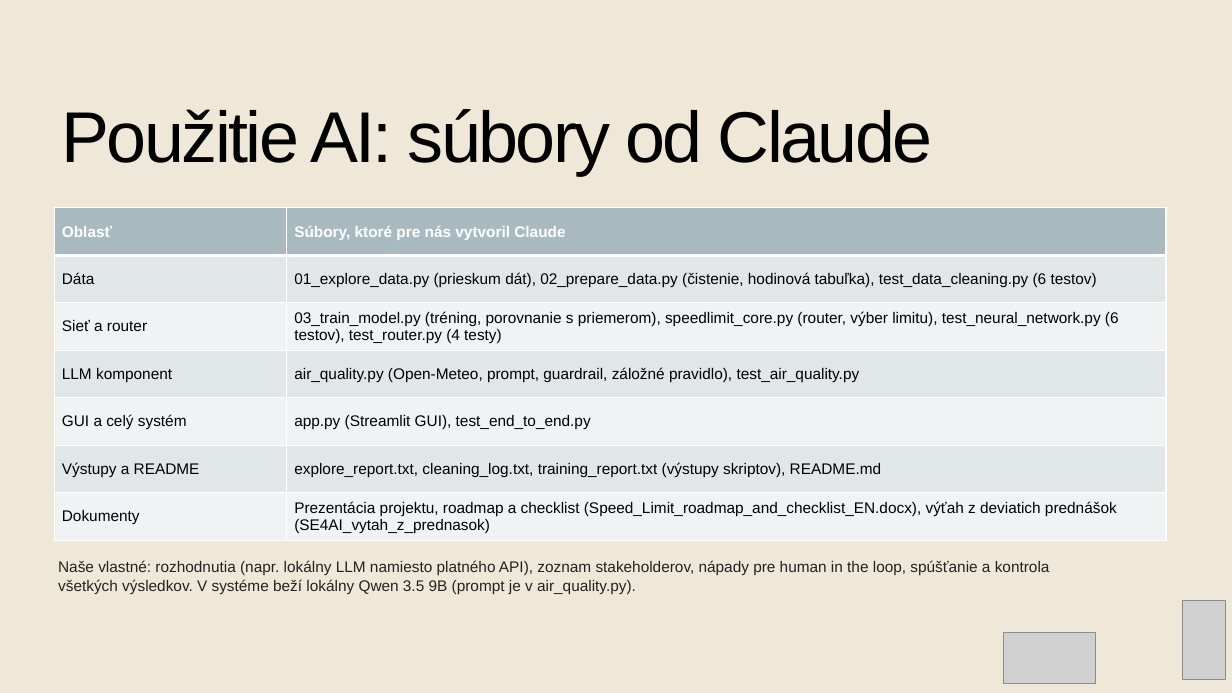
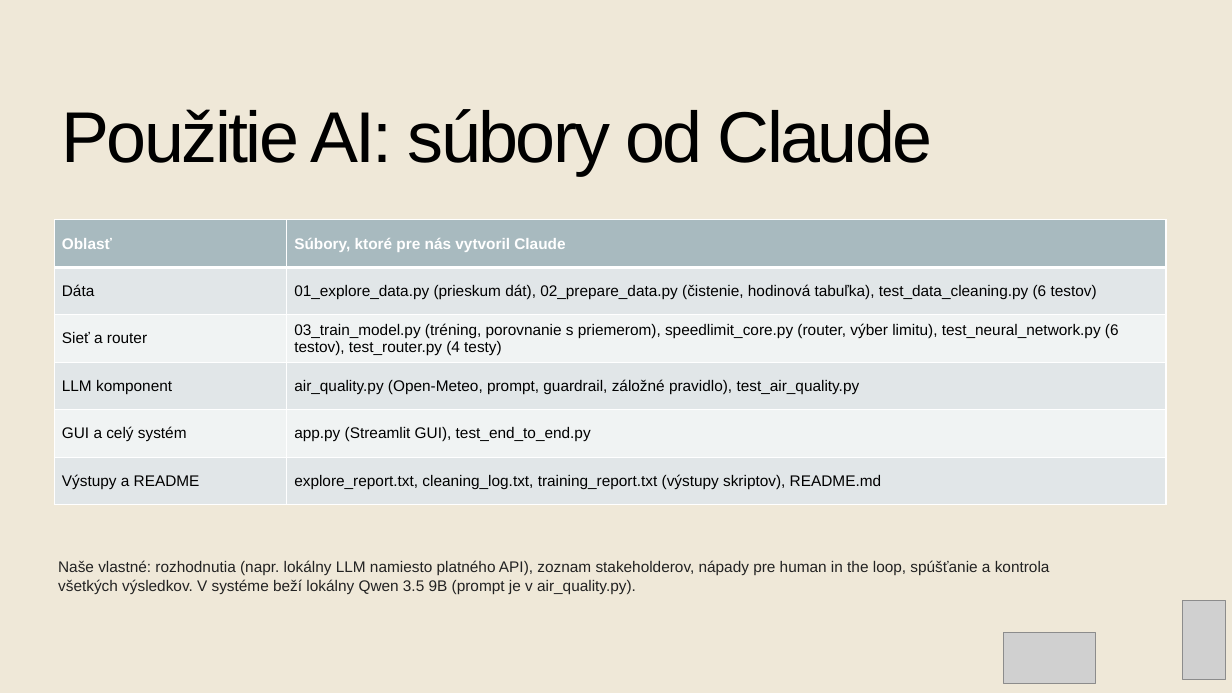
Before and after one commit to matus-bon/SE---Speed-limit, a slide deck: slide 32 of Speed_Limit_Project_SK_FINAL.pptx. Drawn at 1232x693 pixels with LibreOffice and Linux fonts; fonts in the diff are those of the drawing; grey boxes stand for pictures. Boxes give left, top, right and bottom in pixels: in the first picture for what was removed or moved away, otherwise in the second. Text is boxed around its words. In the diff, an @@ line names an element or a change of style, - is before the commit and + after.

```diff
--- a/Speed_Limit_Project_SK_FINAL.pptx
+++ b/Speed_Limit_Project_SK_FINAL.pptx
@@ table at (x1=55, y1=220, x2=1166, y2=505) @@
-row 7: Dokumenty | Prezentácia projektu, roadmap a checklist (Speed_Limit_roadmap_and_checklist_EN.docx), výťah z deviatich prednášok (SE4AI_vytah_z_prednasok)
@@ table resized from (x1=55, y1=208, x2=1166, y2=541) to (x1=55, y1=220, x2=1166, y2=505) @@
```
Also in this commit, not shown: 3 other slides changed, 4 other files.
